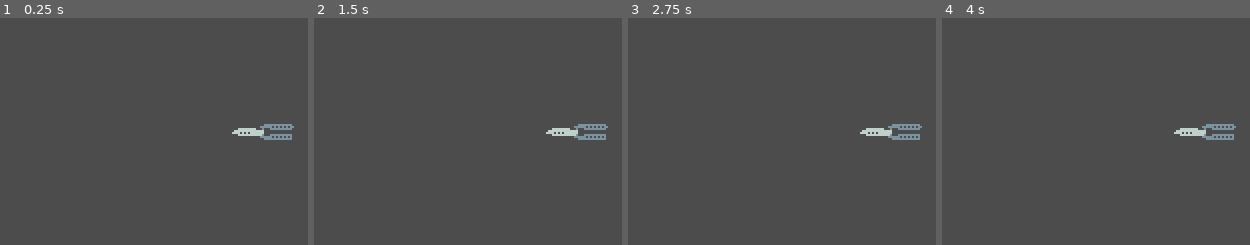
Above: before the commit, frames 1-4 (left to right).
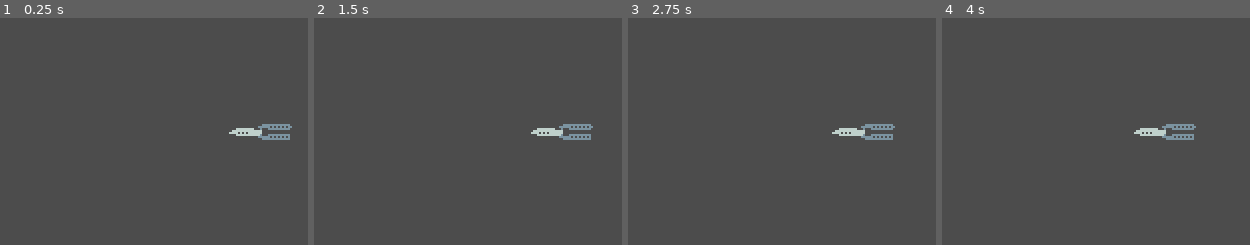
Above: after the commit, the same moments.

Repository: discolingua/godot-inventory-panel
Game: Godot game, scene res://Scenes/GameWorld.tscn
Same seed, same stepped clock (60 frames per second), same inputs: the game is played once before the commit and once after it.
Inputs (mouse positions are % of the whole screen's width and height, from its top left):
- Up to frame 1 (0.25 s): no input
- Up to frame 2 (1.5 s): tap Enter (ui_accept) at 0.5, 0.77 s; move the mouse to (73, 31) at 0.52 s; hold Right (ui_right) 0.53-1.28 s; click (73, 31) at 0.67 s; move the mouse to (27, 52) at 1.27 s; hold Down (ui_down) from 1.28 s (still down)
- Up to frame 3 (2.75 s): tap Enter (ui_accept) at 1.52 s; move the mouse to (58, 24) at 2.02 s; release Down (ui_down) at 2.03 s; hold Right (ui_right) from 2.03 s (still down)
- Up to frame 4 (4 s): move the mouse to (43, 68) at 2.77 s; release Right (ui_right) at 2.78 s; hold Up (ui_up) 2.78-3.53 s; click (43, 68) at 2.92 s; tap Enter (ui_accept) at 3.02, 3.77 s; move the mouse to (79, 63) at 3.52 s; hold Left (ui_left) from 3.53 s (still down)
The pictures show only the part of the screen within x 0-50%, y 15-65%; the shares and areas given below are measured in that part.

The runs differ from the first frame. In frame 1, 0.3% of the frame differs, in the area x 74-96%, y 46-54%; in frame 2, 0.8%; in frame 3, 1.2%; in frame 4, 1.3%, in the area x 62-96%, y 46-54%.

Commit message:
solved bullet movement

Diff:
--- a/Scripts/Bullet.gd
+++ b/Scripts/Bullet.gd
@@ -1,10 +1,16 @@
 class_name Bullet
 extends Area2D
+
+var speed : Vector2 = Vector2(-5,0)
 
 
 func _ready():
 	pass
 
+func _physics_process(delta):
+	position += speed * delta
+
+
 
 func _on_Bullet_body_entered( _body : KinematicBody2D):
 	print("yaa")
--- a/Scripts/Player.gd
+++ b/Scripts/Player.gd
@@ -66,7 +66,7 @@
 		print("blep")
 		var bullet : Area2D =  Bullet.instance()
 		bullet.position = self.position
-		bullet.velocity = Vector2(-10,0)
+		bullet.speed = Vector2(-30, 0)
 		get_parent().add_child(bullet)
 
 
